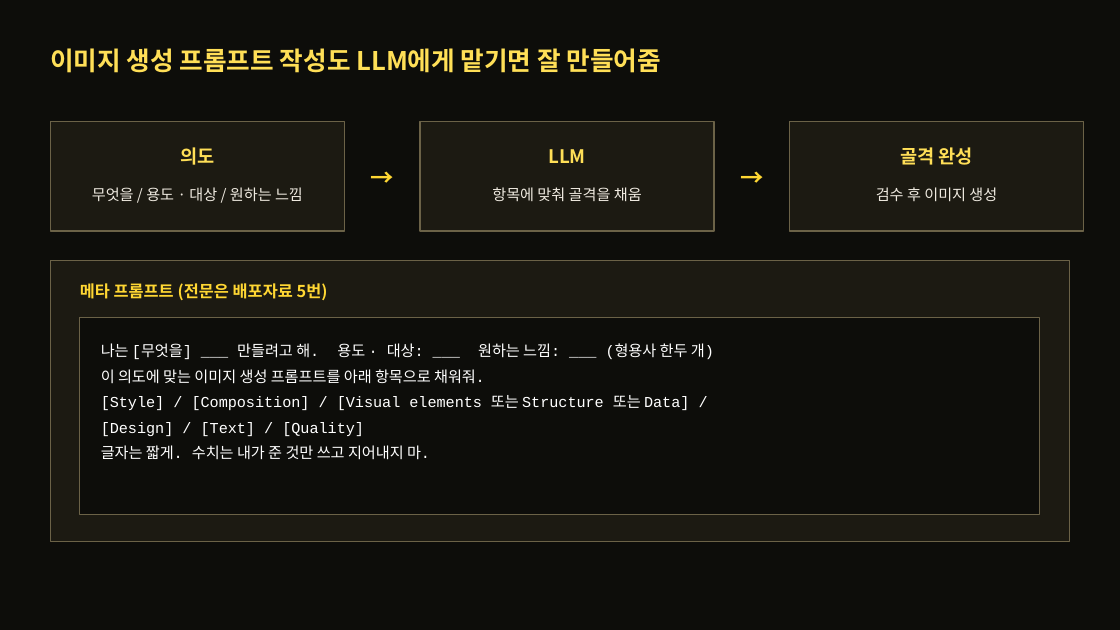
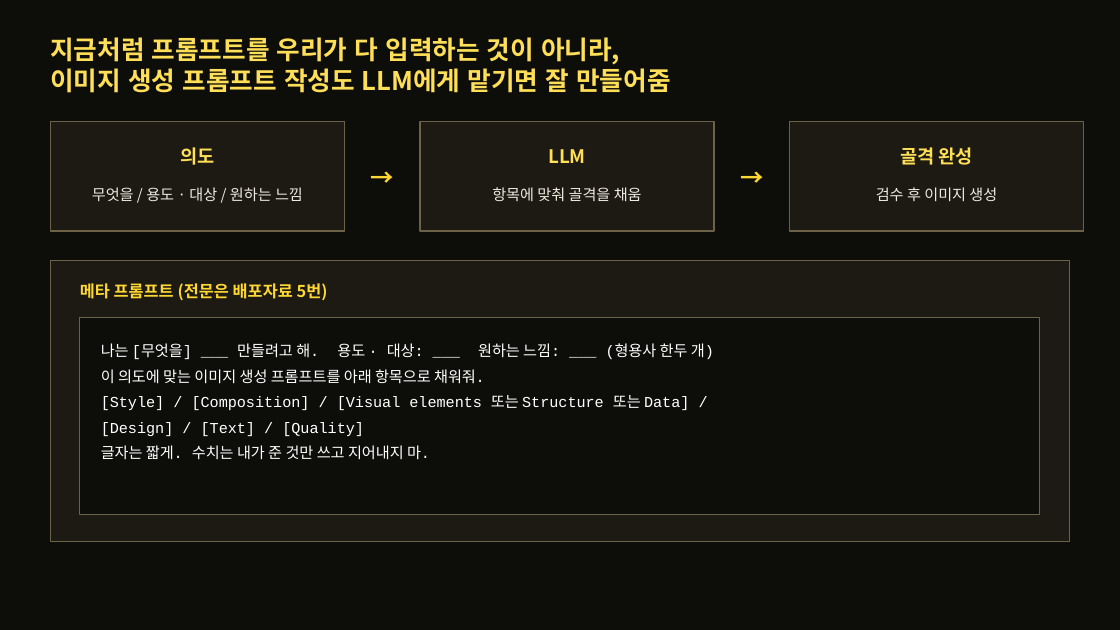
Before and after one commit to thinkinghs/lecture_9_4, a slide deck: slide 30 of 보고서를_위한_AI이미지_시각화.pptx (slide 16 before the commit). Drawn at 1120x630 pixels with LibreOffice and Linux fonts; fonts in the diff are those of the drawing. Boxes give left, top, right and bottom in pixels: in the first picture for what was removed or moved away, otherwise in the second. Text is boxed around its words. In the diff, an @@ line names an element or a change of style, - is before the commit and + after.

```diff
--- a/보고서를_위한_AI이미지_시각화.pptx
+++ b/보고서를_위한_AI이미지_시각화.pptx
@@ text at [50,37,620,65]: paragraph added @@
+지금처럼 프롬프트를 우리가 다 입력하는 것이 아니라,
```
Also in this commit, not shown: 2 other slides changed, 4 slides added.
